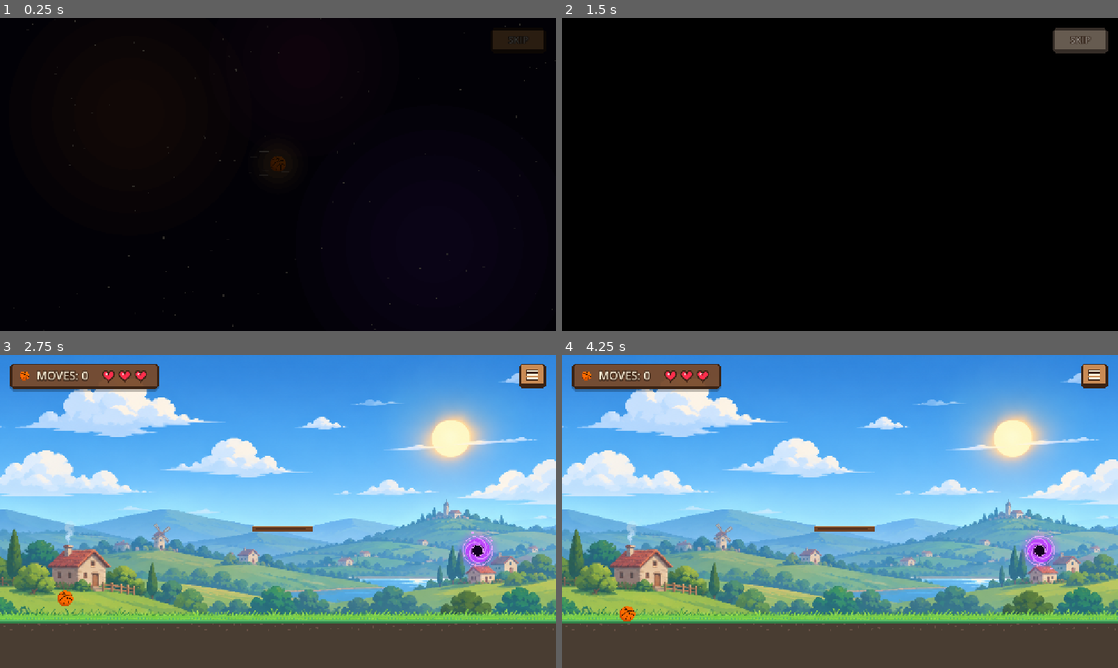
Above: before the commit, frames 1-4 (two rows, left to right).
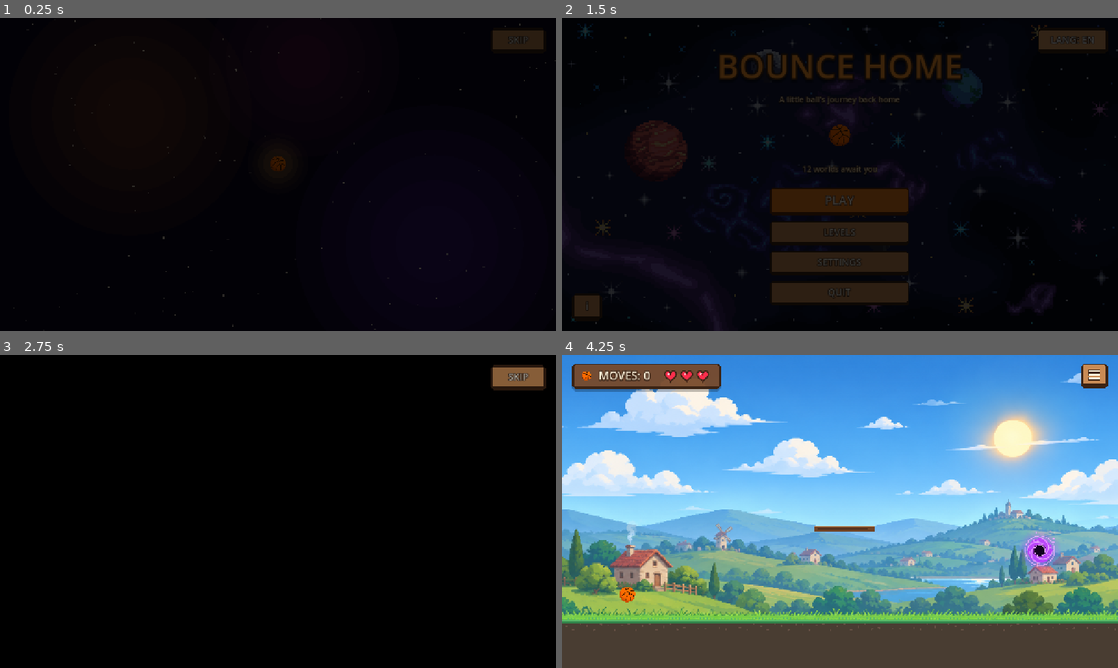
Above: after the commit, the same moments.

Repository: MeteHann0/BounceHome
Game: Godot game, scene res://scenes/Intro.tscn
Same seed, same stepped clock (60 frames per second), same inputs: the game is played once before the commit and once after it. Video files are missing from this copy of the repository; at most half a second of black plays in their place. Sound files missing from this copy of the repository are replaced by a short silence.
Inputs (mouse positions are in pixels of both pictures, inside the frame that each line leads up to):
- Up to frame 1 (0.25 s): no input
- Up to frame 2 (1.5 s): click "SKIP" at 0.5 s; click (1079, 39) at 1.25 s, where only the run before the commit has a clickable "SKIP"
- Up to frame 3 (2.75 s): click (278, 539) at 2 s, where only the run after the commit has a clickable "PLAY"
- Up to frame 4 (4.25 s): click (840, 539) at 2.75 s, where only the run after the commit has a clickable "PLAY"; tap Enter (ui_accept) at 3.5, 3.77, 4.07 s; move the mouse to (962, 495) at 3.52 s; tap Space at 3.6 s; click (962, 495) at 3.67 s

The runs differ from the first frame. In frame 1, less than 0.1% of the frame differs, in the area x 46-49%, y 42-43%; in frame 2, 16%; in frame 3, 100%, in the area x 0-100%, y 0-100%; in frame 4, 0.4%.

Commit message:
Move tutorial video to first play from main menu based on selected language

Diff:
--- a/scenes/Intro.tscn
+++ b/scenes/Intro.tscn
@@ -69,26 +69,6 @@
 vertical_alignment = 1
 autowrap_mode = 3
 
-[node name="VideoOverlay" type="ColorRect" parent="UI"]
-visible = false
-anchors_preset = 15
-anchor_right = 1.0
-anchor_bottom = 1.0
-grow_horizontal = 2
-grow_vertical = 2
-mouse_filter = 2
-color = Color(0, 0, 0, 1)
-
-[node name="VideoPlayer" type="VideoStreamPlayer" parent="UI/VideoOverlay"]
-layout_mode = 1
-anchors_preset = 15
-anchor_right = 1.0
-anchor_bottom = 1.0
-grow_horizontal = 2
-grow_vertical = 2
-mouse_filter = 2
-expand = true
-
 [node name="SkipButton" type="Button" parent="UI"]
 anchors_preset = 1
 anchor_left = 1.0
--- a/scripts/game_progress.gd
+++ b/scripts/game_progress.gd
@@ -194,6 +194,13 @@
 	_get_config().set_value("progress", "intro_v3_seen", true)
 	_save()
 
+static func is_tutorial_video_seen() -> bool:
+	return _get_config().get_value("progress", "tutorial_video_seen", false)
+
+static func mark_tutorial_video_seen():
+	_get_config().set_value("progress", "tutorial_video_seen", true)
+	_save()
+
 # ------------------------------------------------------------
 # Bölüm bilgileri
 # ------------------------------------------------------------
@@ -282,5 +289,6 @@
 
 static func replay_intro():
 	_get_config().set_value("progress", "intro_v3_seen", false)
+	_get_config().set_value("progress", "tutorial_video_seen", false)
 	_save()
 	_tree().change_scene_to_file(INTRO_SCENE)
--- a/scripts/intro.gd
+++ b/scripts/intro.gd
@@ -1,13 +1,10 @@
 extends Node2D
-## Oyunun açılış hikayesi ve oynanış tanıtım videosu.
-## Top kendi evreninde süzülür -> kara delik onu yutar -> yeni bir dünyaya düşer ->
-## ardından seçili dile göre (TR / EN) oynanış tanıtım videosu oynar -> ana menü açılır.
+## Oyunun açılış hikayesi.
+## Top kendi evreninde süzülür -> kara delik onu yutar -> yeni bir dünyaya düşer -> ana menü açılır.
 ## Sadece ilk açılışta oynatılır (GameProgress içinde saklanır).
 
 const GameProgress := preload("res://scripts/game_progress.gd")
 const SoundManager := preload("res://scripts/sound_manager.gd")
-const INTRO_VIDEO_TR := preload("res://assets/Introduction-TR.ogv")
-const INTRO_VIDEO_EN := preload("res://assets/Introduction-ENG.ogv")
 
 ## Daktilo efektinde harf başına süre (saniye)
 const CHAR_TIME := 0.045
@@ -24,8 +21,6 @@
 @onready var black_hole = $BlackHole
 @onready var caption_box: Control = $UI/CaptionBox
 @onready var caption: Label = $UI/CaptionBox/Center/Panel/Caption
-@onready var video_overlay: ColorRect = $UI/VideoOverlay
-@onready var video_player: VideoStreamPlayer = $UI/VideoOverlay/VideoPlayer
 @onready var skip_button: Button = $UI/SkipButton
 @onready var flash_rect: ColorRect = $UI/Flash
 @onready var fade_rect: ColorRect = $UI/Fade
@@ -38,7 +33,6 @@
 var ball_scale := Vector2.ONE
 var typing := false
 var typing_tween: Tween
-var video_active := false
 var finishing := false
 
 func _ready():
@@ -55,7 +49,6 @@
 	world.hide()
 	black_hole.hide()
 	black_hole.scale = Vector2.ZERO
-	video_overlay.hide()
 
 	caption.text = ""
 	caption_box.modulate.a = 0.0
@@ -63,8 +56,7 @@
 	fade_rect.modulate.a = 1.0
 
 	skip_button.text = GameProgress.t("skip")
-	skip_button.pressed.connect(_on_skip_pressed)
-	video_player.finished.connect(_on_video_finished)
+	skip_button.pressed.connect(_finish)
 
 	_play()
 
@@ -79,7 +71,7 @@
 	await _wait(1.6)
 
 	# 2) Kara delik belirir
-	if video_active or finishing:
+	if finishing:
 		return
 	black_hole.position = HOLE_POS
 	black_hole.show()
@@ -93,14 +85,14 @@
 	await _wait(0.4)
 
 	# 3) Top kara deliğe çekilir
-	if video_active or finishing:
+	if finishing:
 		return
 	ball_floating = false
 	black_hole.speed_mult = 3.5
 	await _pull_ball_into_hole()
 
 	# 4) Beyaz parlama -> yeni dünya
-	if video_active or finishing:
+	if finishing:
 		return
 	await _tween_alpha(flash_rect, 1.0, 0.25).finished
 
@@ -128,7 +120,7 @@
 	await _wait(1.2)
 
 	# Şaşkınlıkla küçük bir zıplama
-	if video_active or finishing:
+	if finishing:
 		return
 	var hop := create_tween()
 	hop.tween_property(ball, "position:y", BALL_LAND.y - 30, 0.22) \
@@ -141,9 +133,7 @@
 	await _type(GameProgress.t("story_3"))
 	await _wait(2.8)
 
-	# 7) Intro animasyonu bittiğinde seçili dile göre tanıtım videosunu başlat
-	if not video_active and not finishing:
-		_start_intro_video()
+	_finish()
 
 func _pull_ball_into_hole():
 	var center: Vector2 = black_hole.position
@@ -167,62 +157,23 @@
 
 	await tween.finished
 
-func _on_skip_pressed():
-	if finishing:
-		return
-	if not video_active:
-		_start_intro_video()
-	else:
-		_finish_to_menu()
-
-func _start_intro_video():
-	if video_active or finishing:
-		return
-	video_active = true
-	typing = false
-	if typing_tween and typing_tween.is_valid():
-		typing_tween.kill()
-
-	await _tween_alpha(fade_rect, 1.0, 0.55).finished
-	if finishing:
-		return
-
-	caption_box.hide()
-	world.hide()
-	ball.hide()
-	black_hole.hide()
-	space_visible = false
-	queue_redraw()
-
-	var is_tr := GameProgress.get_lang() == "tr"
-	video_player.stream = INTRO_VIDEO_TR if is_tr else INTRO_VIDEO_EN
-	video_overlay.show()
-	video_player.play()
-
-	await _tween_alpha(fade_rect, 0.0, 0.45).finished
-
-func _on_video_finished():
-	_finish_to_menu()
-
-func _finish_to_menu():
+func _finish():
 	if finishing:
 		return
 
 	finishing = true
 	skip_button.disabled = true
-	if video_player.is_playing():
-		video_player.stop()
 	GameProgress.mark_intro_seen()
 
-	await _tween_alpha(fade_rect, 1.0, 0.7).finished
-	GameProgress.start_level(0)
+	await _tween_alpha(fade_rect, 1.0, 0.8).finished
+	GameProgress.go_to_menu()
 
 # ------------------------------------------------------------
 # Yardımcılar
 # ------------------------------------------------------------
 
 func _type(text: String) -> void:
-	if finishing or video_active:
+	if finishing:
 		return
 
 	caption.text = text
@@ -238,7 +189,7 @@
 	typing = false
 
 func _wait(seconds: float) -> void:
-	if finishing or video_active:
+	if finishing:
 		return
 	var tween := create_tween()
 	tween.tween_interval(seconds)
@@ -303,25 +254,7 @@
 		var twinkle: float = 0.5 + 0.5 * sin(time * s["speed"] + s["phase"])
 		draw_circle(s["pos"], s["size"], Color(1.0, 0.95, 0.85, 0.3 + 0.7 * twinkle))
 
-	# Topun etrafındaki sıcak ışık ve kenarlarındaki küçük rüzgar/süzülme çizgileri
+	# Topun etrafındaki sıcak ışık
 	if ball_floating:
 		for i in 4:
 			draw_circle(ball.position, 70.0 - i * 12.0, Color("#FFB347", 0.05 + i * 0.03))
-
-		var breeze_lines := [
-			{"y": -28.0, "x_off": -18.0, "len": 22.0, "phase": 0.0},
-			{"y": -16.0, "x_off": -34.0, "len": 16.0, "phase": 0.35},
-			{"y": 16.0, "x_off": -32.0, "len": 18.0, "phase": 0.65},
-			{"y": 28.0, "x_off": -14.0, "len": 20.0, "phase": 0.20},
-			{"y": -22.0, "x_off": 24.0, "len": 17.0, "phase": 0.50},
-			{"y": 22.0, "x_off": 22.0, "len": 19.0, "phase": 0.82},
-		]
-		for b in breeze_lines:
-			var cyc := fmod(time * 1.9 + float(b["phase"]), 1.0)
-			var slide_x := lerpf(14.0, -22.0, cyc)
-			var wave_y := sin(cyc * TAU + float(b["phase"]) * 4.0) * 2.5
-			var alpha := sin(cyc * PI) * 0.65
-			var l_len := float(b["len"]) * (0.6 + 0.4 * sin(cyc * PI))
-			var p1 := ball.position + Vector2(float(b["x_off"]) + slide_x, float(b["y"]) + wave_y)
-			var p2 := p1 + Vector2(-l_len, 0.0)
-			draw_line(p1, p2, Color(1.0, 0.96, 0.88, alpha), 2.0, true)
--- a/scripts/main_menu.gd
+++ b/scripts/main_menu.gd
@@ -3,6 +3,8 @@
 
 const GameProgress := preload("res://scripts/game_progress.gd")
 const SoundManager := preload("res://scripts/sound_manager.gd")
+const INTRO_VIDEO_TR := preload("res://assets/Introduction-TR.ogv")
+const INTRO_VIDEO_EN := preload("res://assets/Introduction-ENG.ogv")
 
 const CARD_SIZE := Vector2(150, 104)
 
@@ -58,6 +60,11 @@
 
 var time := 0.0
 var leaving := false
+var _video_overlay: ColorRect = null
+var _video_player: VideoStreamPlayer = null
+var _video_skip_btn: Button = null
+var _pending_level_index: int = 0
+var _video_finishing: bool = false
 
 func _ready():
 	SoundManager.play_menu_music()
@@ -182,7 +189,73 @@
 	tween.tween_property(fade_rect, "modulate:a", 1.0, 0.4)
 	await tween.finished
 
+	if not GameProgress.is_tutorial_video_seen():
+		_play_tutorial_video_then_start(index)
+		return
+
 	GameProgress.start_level(index)
+
+func _play_tutorial_video_then_start(index: int):
+	_pending_level_index = index
+	_video_finishing = false
+
+	if not is_instance_valid(_video_overlay):
+		_video_overlay = ColorRect.new()
+		_video_overlay.color = Color.BLACK
+		_video_overlay.position = Vector2.ZERO
+		_video_overlay.size = Vector2(1280, 720)
+		add_child(_video_overlay)
+
+		_video_player = VideoStreamPlayer.new()
+		_video_player.position = Vector2.ZERO
+		_video_player.size = Vector2(1280, 720)
+		_video_player.expand = true
+		_video_player.finished.connect(_finish_tutorial_video)
+		_video_overlay.add_child(_video_player)
+
+		_video_skip_btn = Button.new()
+		_video_skip_btn.theme_type_variation = &"WoodButton"
+		_video_skip_btn.focus_mode = Control.FOCUS_NONE
+		_video_skip_btn.mouse_default_cursor_shape = Control.CURSOR_POINTING_HAND
+		_video_skip_btn.position = Vector2(1280.0 - 150.0, 24.0)
+		_video_skip_btn.size = Vector2(126.0, 54.0)
+		_video_skip_btn.pressed.connect(_finish_tutorial_video)
+		_video_overlay.add_child(_video_skip_btn)
+
+		# Fade her zaman en üstte kalsın
+		move_child(fade_rect, get_child_count() - 1)
+
+	var is_tr := GameProgress.get_lang() == "tr"
+	_video_skip_btn.text = GameProgress.t("skip")
+	_video_skip_btn_enable()
+	_video_player.stream = INTRO_VIDEO_TR if is_tr else INTRO_VIDEO_EN
+	_video_overlay.show()
+	_video_player.play()
+
+	fade_rect.mouse_filter = Control.MOUSE_FILTER_IGNORE
+	var fade_in := create_tween()
+	fade_in.tween_property(fade_rect, "modulate:a", 0.0, 0.4)
+
+func _video_skip_btn_enable():
+	if is_instance_valid(_video_skip_btn):
+		_video_skip_btn.disabled = false
+
+func _finish_tutorial_video():
+	if _video_finishing:
+		return
+	_video_finishing = true
+	if is_instance_valid(_video_skip_btn):
+		_video_skip_btn.disabled = true
+	if is_instance_valid(_video_player) and _video_player.is_playing():
+		_video_player.stop()
+
+	GameProgress.mark_tutorial_video_seen()
+	fade_rect.mouse_filter = Control.MOUSE_FILTER_STOP
+	var fade_out := create_tween()
+	fade_out.tween_property(fade_rect, "modulate:a", 1.0, 0.45)
+	await fade_out.finished
+
+	GameProgress.start_level(_pending_level_index)
 
 # ------------------------------------------------------------
 # Bölüm kataloğu
